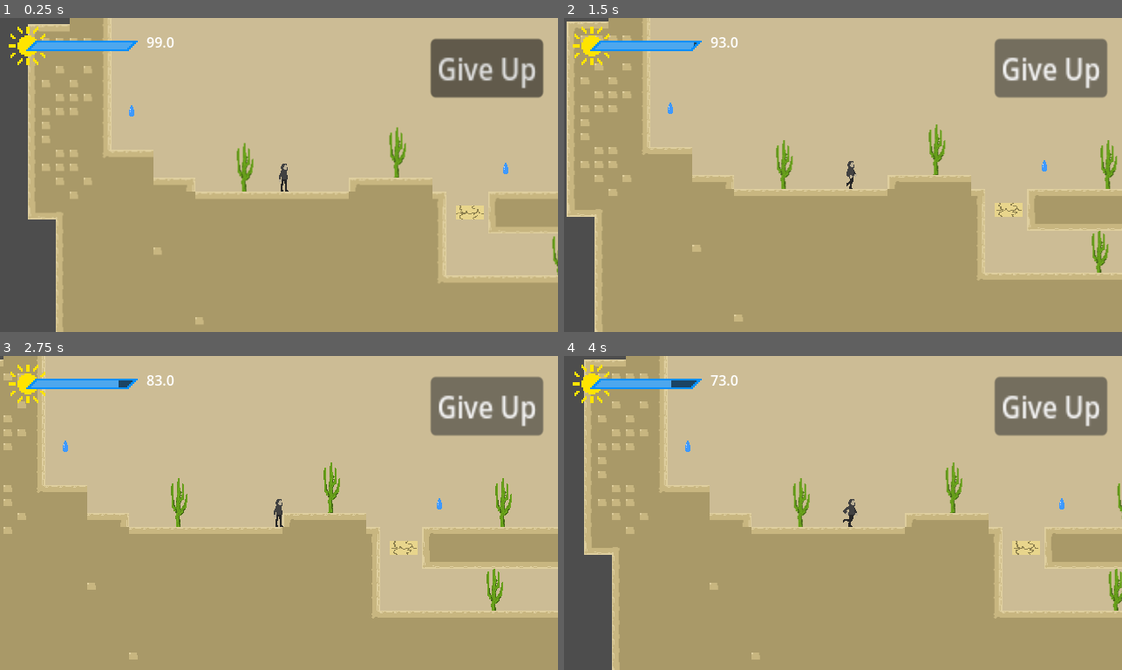
Above: before the commit, frames 1-4 (two rows, left to right).
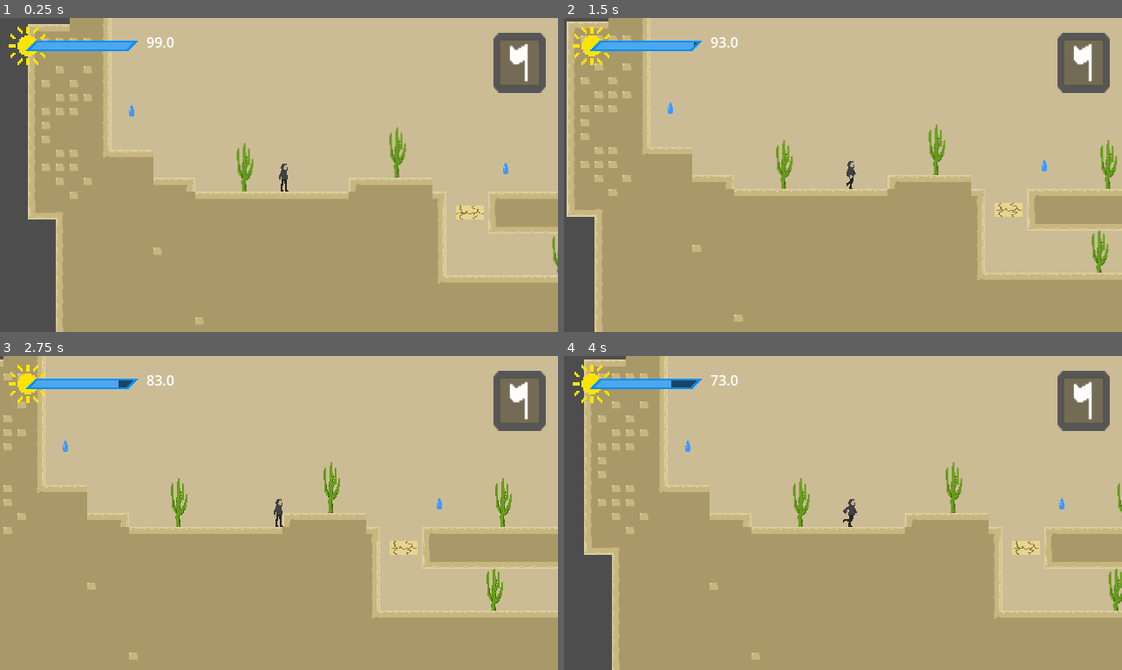
Above: after the commit, the same moments.

Repository: Aterlone/MasseyGameJam
Game: Godot game, scene res://main.tscn
Same seed, same stepped clock (60 frames per second), same inputs: the game is played once before the commit and once after it.
Inputs (mouse positions are in pixels of both pictures, inside the frame that each line leads up to; where the layout moved, square brackets give the same spot in the first picture):
- Up to frame 1 (0.25 s): no input
- Up to frame 2 (1.5 s): click (1082, 61) [1049, 68] at 0.5 s; tap Enter (ui_accept) at 1.25 s; hold Right (ui_right) from 1.28 s (still down)
- Up to frame 3 (2.75 s): keep holding Right (ui_right); tap Enter (ui_accept) at 1.52, 2.27 s
- Up to frame 4 (4 s): tap Enter (ui_accept) at 2.75, 3.77 s; release Right (ui_right) at 2.78 s; hold Left (ui_left) 2.78-3.53 s; hold Right (ui_right) from 3.53 s (still down)

The runs differ from the first frame. In frame 1, 3.1% of the frame differs, in the area x 77-98%, y 4-26%; in frame 2, 3.4%; in frame 3, 3.4%; in frame 4, 3.4%.

Commit message:
Give up button prettied up

Diff:
--- a/UI/HUD.tscn
+++ b/UI/HUD.tscn
@@ -7,6 +7,7 @@
 [ext_resource type="Texture2D" uid="uid://d3120nlk2aiw4" path="res://UI/ThirstBarValue.png" id="3_f2wx0"]
 [ext_resource type="Script" uid="uid://d1w1umpu0bm8d" path="res://UI/texture_progress_bar.gd" id="6_2ptjp"]
 [ext_resource type="Script" uid="uid://b8mb041mxxy8v" path="res://Misc/giveUp.gd" id="7_2ptjp"]
+[ext_resource type="Texture2D" uid="uid://8y5omy4yorgx" path="res://UI/giveUp.png" id="7_md4fy"]
 
 [node name="HUD" type="CanvasLayer"]
 scale = Vector2(2, 2)
@@ -46,12 +47,13 @@
 text = "100"
 
 [node name="Button" type="Button" parent="."]
-offset_left = 246.5
-offset_top = 11.5
-offset_right = 314.5
-offset_bottom = 42.5
+offset_left = 279.0
+offset_top = 4.0
+offset_right = 319.0
+offset_bottom = 44.0
 scale = Vector2(0.948823, 1.08197)
-text = "Give Up"
+icon = ExtResource("7_md4fy")
+flat = true
 script = ExtResource("7_2ptjp")
 
 [connection signal="pressed" from="Button" to="Button" method="_on_pressed"]
Not shown: 1 places in UI/HUD.tscn that only renumber resources
Not shown, added: UI/giveUp.png.import
